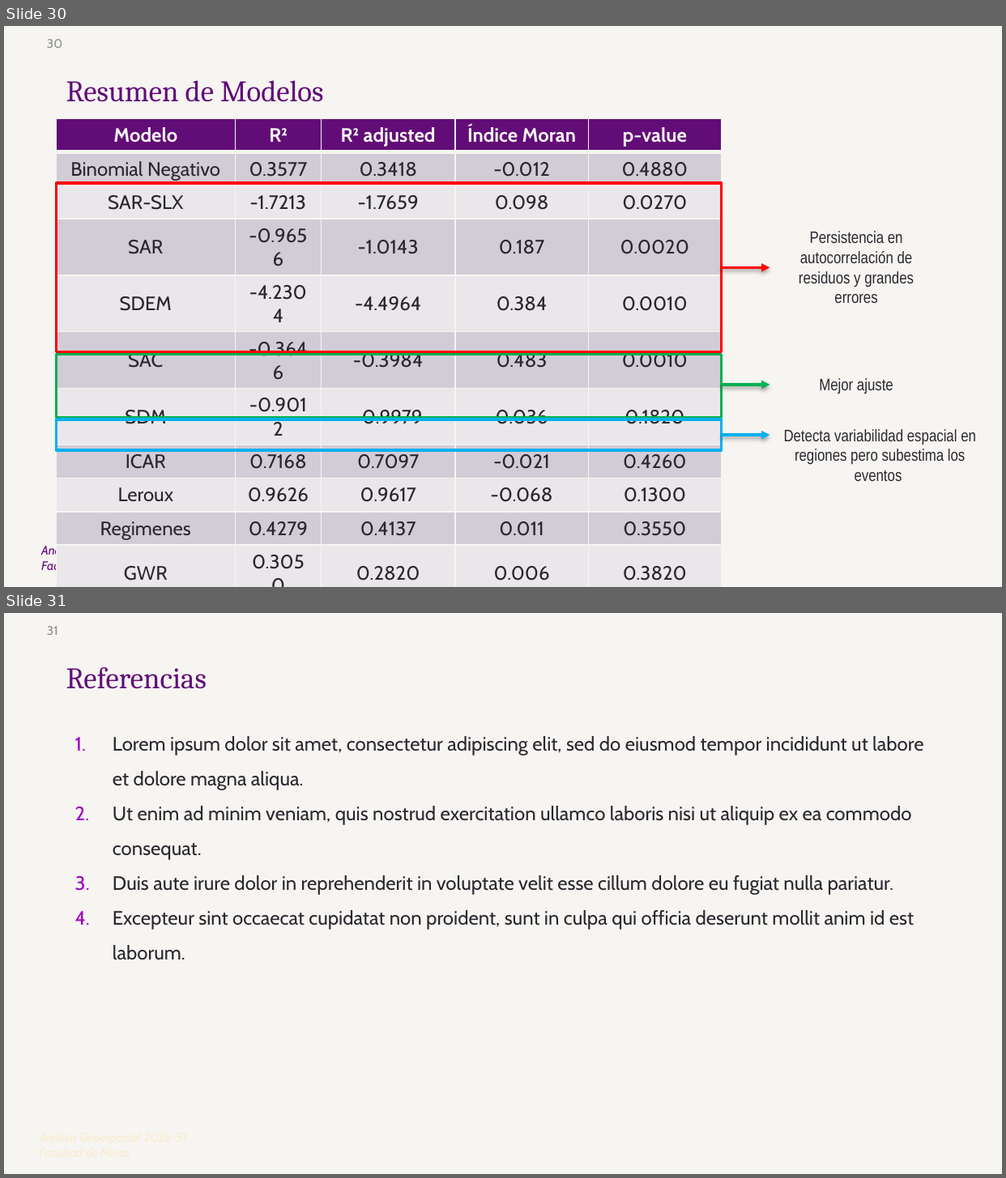
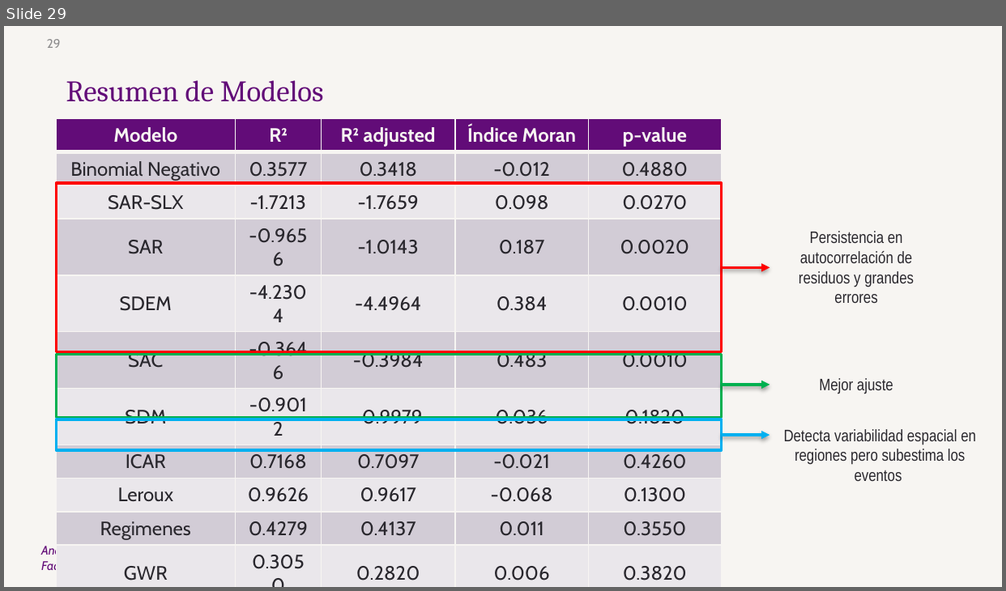
Before and after one commit to juzuluagao/2026_I_Analisis_Geoespacial, a slide deck: Presentaciones/SegundaPresentacion_AG_JDZO.pptx. Shown one above the other, each under a label of ours: slides 30 and 31 before the commit, slide 29 after it. The pictures are 1006x1178 and 1006x591 pixels, drawn with LibreOffice and Linux fonts; fonts in the diff are those of the drawing; background and template pictures are left out. Boxes give left, top, right and bottom in pixels: in the first picture for what was removed or moved away, otherwise in the second. Text is boxed around its words. In the diff, an @@ line names an element or a change of style, - is before the commit and + after.

```diff
--- a/Presentaciones/SegundaPresentacion_AG_JDZO.pptx
+++ b/Presentaciones/SegundaPresentacion_AG_JDZO.pptx
@@ slide 31 removed at [4, 613, 1002, 1174], background picture (left out) @@
@@ page number removed at [47, 626, 58, 635] @@
-31
@@ text removed at [66, 667, 206, 689] @@
-Referencias
@@ text removed at [113, 736, 923, 960] @@
-1. Lorem ipsum dolor sit amet, consectetur adipiscing elit, sed do eiusmod tempor incididunt ut labore et dolore magna aliqua.
-2. Ut enim ad minim veniam, quis nostrud exercitation ullamco laboris nisi ut aliquip ex ea commodo consequat.
-3. Duis aute irure dolor in reprehenderit in voluptate velit esse cillum dolore eu fugiat nulla pariatur.
-4. Excepteur sint occaecat cupidatat non proident, sunt in culpa qui officia deserunt mollit anim id est laborum.
@@ text removed at [29, 1125, 369, 1165] @@
-Análisis Geoespacial 2026-S1
-Facultad de Minas
@@ what was slide 30 is now slide 29 @@
@@ page number at [47, 39, 61, 48]: text changed @@
-30
+29
```
Also in this commit, not shown: 6 slides changed, 1 slide added, 1 other slide removed, 23 other files.
